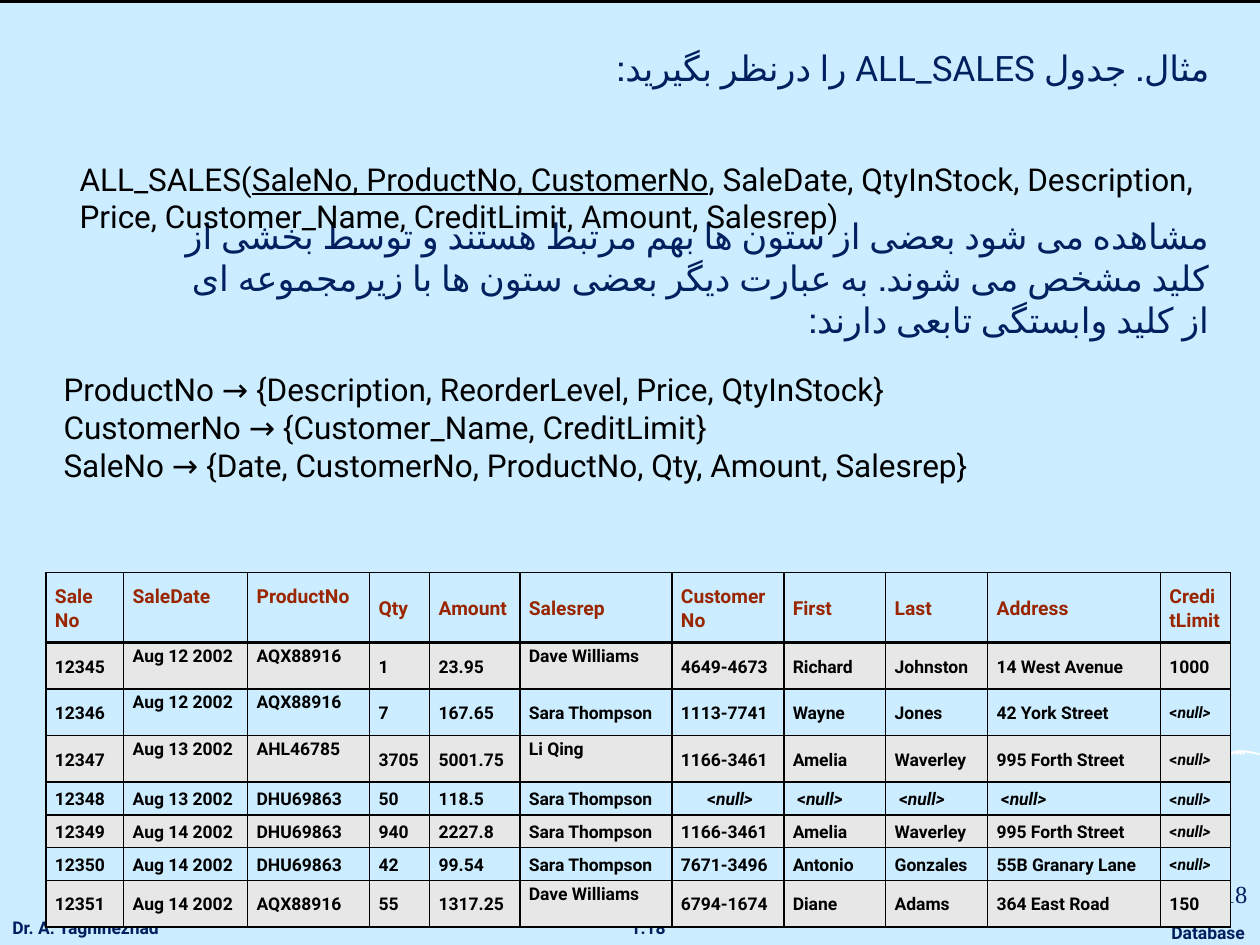
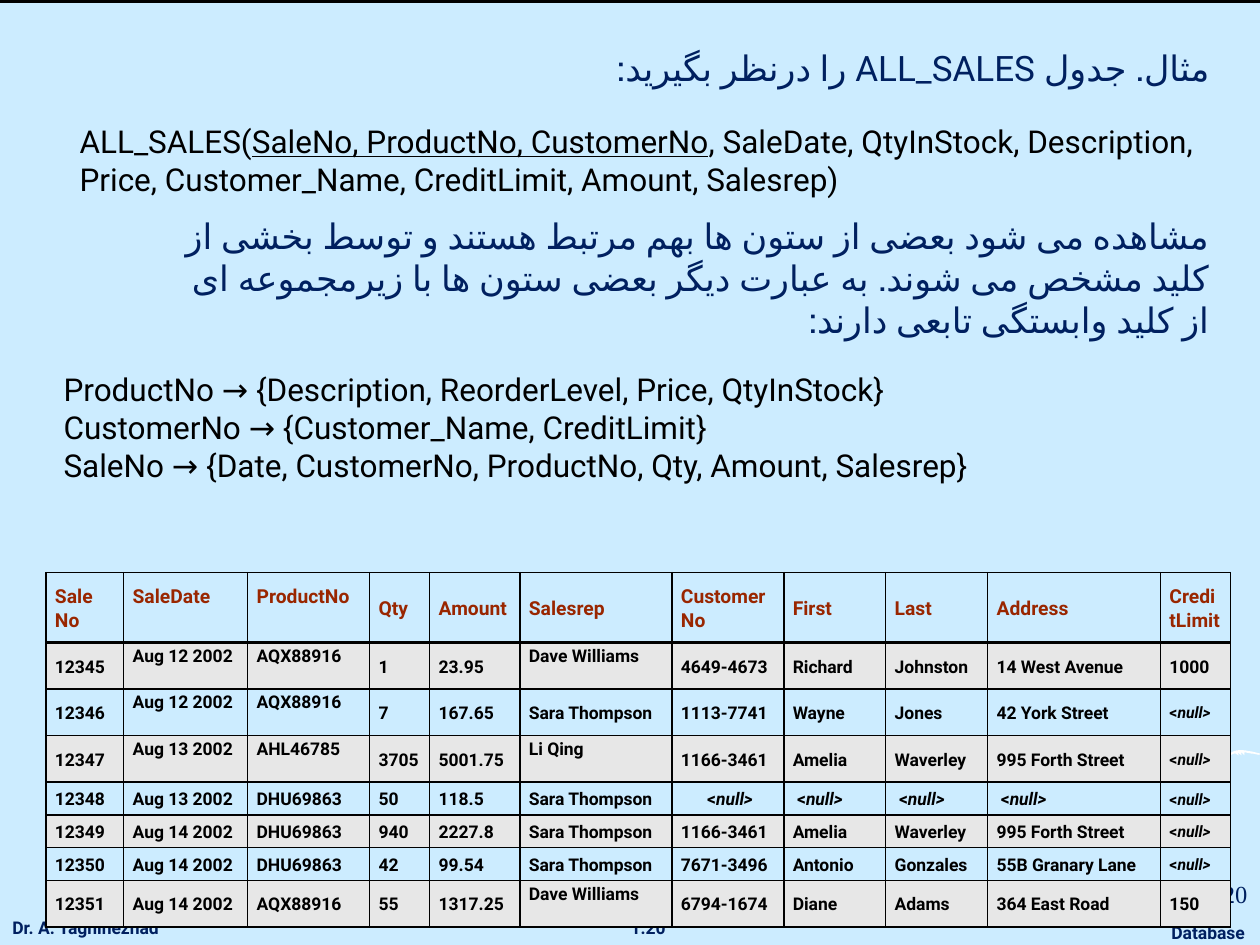
Before and after one commit to ataghinezhad/ataghinezhad.github.io, a slide deck: slide 20 of courses/downloads/temp/Database_Lec5.1 Normalization.pptx (slide 18 before the commit). Drawn at 1260x945 pixels with LibreOffice and Linux fonts; fonts in the diff are those of the drawing; background and template pictures are left out. Boxes give left, top, right and bottom in pixels: in the first picture for what was removed or moved away, otherwise in the second. Text is boxed around its words. In the diff, an @@ line names an element or a change of style, - is before the commit and + after.

```diff
--- a/courses/downloads/temp/Database_Lec5.1 Normalization.pptx
+++ b/courses/downloads/temp/Database_Lec5.1 Normalization.pptx
@@ text "ALL_SALES(SaleNo, ProductNo, CustomerNo, SaleDate, QtyInStoc ..." moved from (x1=80, y1=166, x2=1193, y2=236) to (x1=80, y1=128, x2=1193, y2=198) @@
@@ page number at (x1=1223, y1=884, x2=1248, y2=909): text changed @@
-18
+20
@@ page number at (x1=631, y1=926, x2=666, y2=934): text changed @@
-1.18
+1.20
```
Also in this commit, not shown: 13 other slides changed, 9 slides added.
